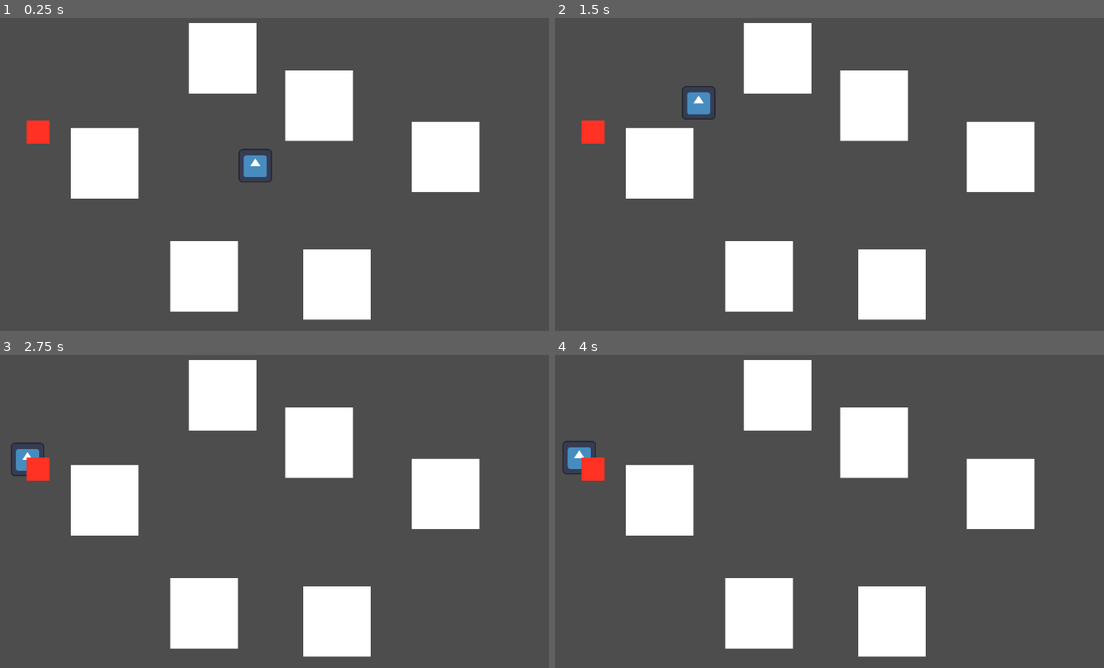
Above: before the commit, frames 1-4 (two rows, left to right).
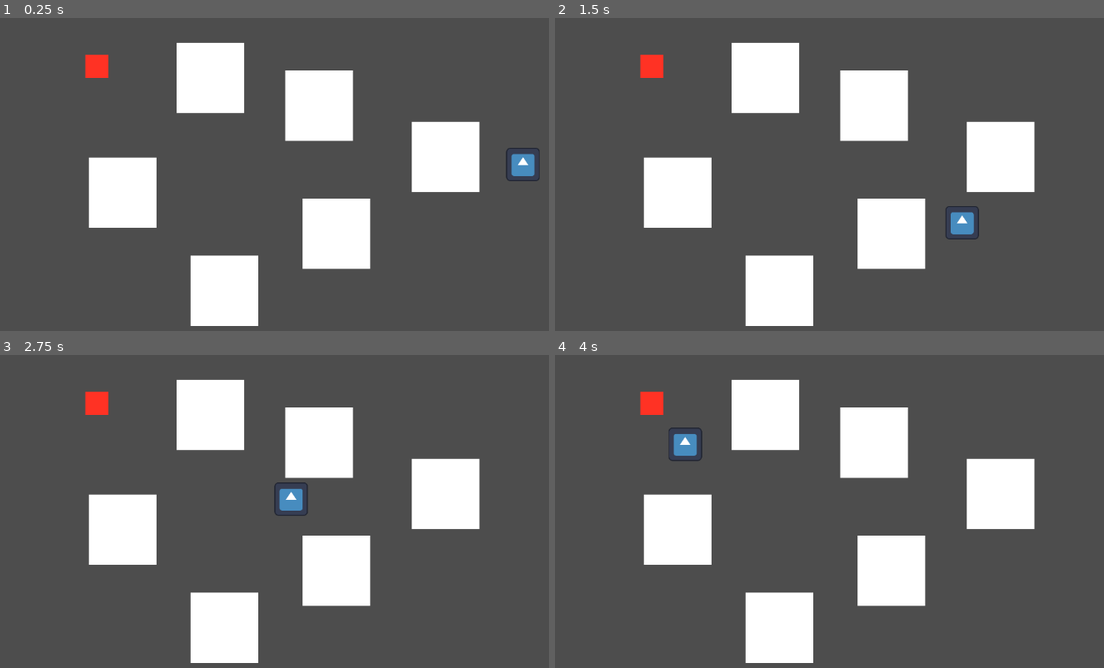
Above: after the commit, the same moments.

Repository: DiegoAndresGlez/context-based-steering
Game: Godot game, scene res://main.tscn
Same seed, same stepped clock (60 frames per second), same inputs: the game is played once before the commit and once after it. The engine's default icon, where the game draws it, is replaced by a stand-in: a white triangle on a blue panel in a dark square.
Inputs (mouse positions are in pixels of both pictures, inside the frame that each line leads up to):
- Up to frame 1 (0.25 s): no input
- Up to frame 2 (1.5 s): move the mouse to (972, 149) at 0.52 s; move the mouse to (692, 187) at 1.27 s
- Up to frame 3 (2.75 s): move the mouse to (340, 423) at 2.02 s
- Up to frame 4 (4 s): move the mouse to (791, 580) at 2.77 s; move the mouse to (1027, 561) at 3.52 s

The runs differ from the first frame. In frame 1, 14% of the frame differs, in the area x 4-99%, y 1-99%; in frame 2, 14%, in the area x 4-78%, y 1-99%; in frame 3, 13%; in frame 4, 14%.

Commit message:
added pathfinding

Diff:
--- a/enemy.gd
+++ b/enemy.gd
@@ -2,9 +2,10 @@
 
 @export var speed = 150
 
+var to_target : Vector2
+
 func _ready():
-	global_position.x = get_viewport().size.x / 2
-	global_position.y = get_viewport().size.y / 2
+	pass
 
 func _physics_process(delta):
 	pass
--- a/enemy.tscn
+++ b/enemy.tscn
@@ -17,7 +17,15 @@
 [node name="CollisionShape2D" type="CollisionShape2D" parent="."]
 shape = SubResource("RectangleShape2D_oyfxd")
 
-[node name="PathfindingComponent" parent="." node_paths=PackedStringArray("actor", "ray_directions") instance=ExtResource("2_dcgi3")]
-scale = Vector2(0.994161, 1.02026)
+[node name="NavigationAgent2D" type="NavigationAgent2D" parent="."]
+
+[node name="PathfindingComponent" parent="." node_paths=PackedStringArray("actor", "nav", "timer") instance=ExtResource("2_dcgi3")]
 actor = NodePath("..")
-ray_directions = []
+nav = NodePath("../NavigationAgent2D")
+timer = NodePath("../Timer")
+
+[node name="Timer" type="Timer" parent="."]
+wait_time = 0.1
+autostart = true
+
+[connection signal="timeout" from="Timer" to="PathfindingComponent" method="_on_timer_timeout"]
--- a/main.tscn
+++ b/main.tscn
@@ -1,31 +1,42 @@
-[gd_scene load_steps=4 format=3 uid="uid://fdpnanppw4ga"]
+[gd_scene load_steps=5 format=3 uid="uid://fdpnanppw4ga"]
 
 [ext_resource type="PackedScene" uid="uid://cue8ug6iu5pwh" path="res://enemy.tscn" id="1_d8q15"]
 [ext_resource type="PackedScene" uid="uid://r2lf6lrm1c20" path="res://wall.tscn" id="2_vs8n4"]
 [ext_resource type="PackedScene" uid="uid://c6d57kotrr215" path="res://target.tscn" id="3_gr585"]
 
+[sub_resource type="NavigationPolygon" id="NavigationPolygon_3d02e"]
+vertices = PackedVector2Array(556, 600, 1150, 651, 1, 651, 431, 600, 533, 232, 596, 278, 627, 370, 556, 471, 431, 472, 381, 430, 380, 301, 407, 232, 748, 500, 625, 503, 817, 367, 938, 367, 748, 370, 1150, 2, 938, 239, 721, 150, 816, 240, 720, 278, 595, 150, 533, 103, 256, 430, -1, 0, 255, 302, 407, 101)
+polygons = Array[PackedInt32Array]([PackedInt32Array(0, 1, 2, 3), PackedInt32Array(4, 5, 6, 7, 8, 9, 10, 11), PackedInt32Array(12, 1, 0, 13), PackedInt32Array(14, 15, 1, 12, 16), PackedInt32Array(13, 0, 7, 6), PackedInt32Array(17, 1, 15, 18), PackedInt32Array(19, 17, 18, 20), PackedInt32Array(21, 19, 20, 14, 16), PackedInt32Array(22, 5, 4, 23), PackedInt32Array(21, 16, 6, 5), PackedInt32Array(9, 8, 3, 2, 24), PackedInt32Array(24, 2, 25, 26), PackedInt32Array(11, 10, 26, 25, 27), PackedInt32Array(27, 25, 17, 23), PackedInt32Array(23, 17, 19, 22)])
+outlines = Array[PackedVector2Array]([PackedVector2Array(-1, 0, 1150, 2, 1150, 651, 1, 651), PackedVector2Array(816, 240, 817, 367, 938, 367, 938, 239), PackedVector2Array(431, 472, 431, 600, 556, 600, 556, 471), PackedVector2Array(407, 101, 407, 232, 533, 232, 533, 103), PackedVector2Array(255, 302, 256, 430, 381, 430, 380, 301), PackedVector2Array(595, 150, 596, 278, 720, 278, 721, 150), PackedVector2Array(627, 370, 625, 503, 748, 500, 748, 370)])
+source_geometry_group_name = &"navigation_polygon_source_group"
+agent_radius = 0.0
+
 [node name="Main" type="Node2D"]
 
+[node name="NavigationRegion2D" type="NavigationRegion2D" parent="."]
+navigation_polygon = SubResource("NavigationPolygon_3d02e")
+
 [node name="Enemy" parent="." instance=ExtResource("1_d8q15")]
+position = Vector2(1017, 306)
 
 [node name="Wall" parent="." instance=ExtResource("2_vs8n4")]
 position = Vector2(656, 216)
 scale = Vector2(3.54673, 3.68)
 
 [node name="Wall2" parent="." instance=ExtResource("2_vs8n4")]
-position = Vector2(489, 134)
+position = Vector2(468, 168)
 scale = Vector2(3.54673, 3.68)
 
 [node name="Wall3" parent="." instance=ExtResource("2_vs8n4")]
-position = Vector2(285, 316)
+position = Vector2(316, 367)
 scale = Vector2(3.54673, 3.68)
 
 [node name="Wall4" parent="." instance=ExtResource("2_vs8n4")]
-position = Vector2(687, 526)
+position = Vector2(686, 438)
 scale = Vector2(3.54673, 3.68)
 
 [node name="Wall5" parent="." instance=ExtResource("2_vs8n4")]
-position = Vector2(457, 512)
+position = Vector2(492, 537)
 scale = Vector2(3.54673, 3.68)
 
 [node name="Wall6" parent="." instance=ExtResource("2_vs8n4")]
@@ -33,4 +44,4 @@
 scale = Vector2(3.54673, 3.68)
 
 [node name="Target" parent="." instance=ExtResource("3_gr585")]
-position = Vector2(151, 240)
+position = Vector2(253, 126)
--- a/pathfinding_component.gd
+++ b/pathfinding_component.gd
@@ -1,13 +1,16 @@
 extends Node2D
 
 @export var actor : CharacterBody2D
-@export var target : Node2D
 @export var max_speed = 250
 @export var steer_force = 0.1
 @export var look_ahead = 100
 
 @onready var raycasts = get_children() as Array[RayCast2D]
+@onready var target := get_parent().owner.get_node("Target")
+
 @export var num_rays = 8
+@export var nav : NavigationAgent2D
+@export var timer : Timer
 
 var ray_directions = []
 var interest = []
@@ -19,7 +22,6 @@
 var acceleration := Vector2.ZERO
 
 func _ready():
-	target = get_parent().owner.get_node("Target")
 	print(target)
 	interest.resize(num_rays)
 	danger.resize(num_rays)
@@ -27,6 +29,7 @@
 	for i in num_rays:
 		var angle = i * 2 * PI / num_rays # radians
 		ray_directions[i] = Vector2.DOWN.rotated(angle) # from bottom ray and clockwise
+	timer.start()
 
 func get_player_input():
 	var mouse_pos = get_global_mouse_position()
@@ -40,7 +43,7 @@
 	var desired_velocity = (target.global_position - actor.global_position).normalized() * max_speed
 	actor.velocity = actor.velocity.lerp(desired_velocity, steer_force)
 
-func _physics_process(delta):
+func _physics_process(_delta):
 	# get_player_input()
 	# move_to_target()
 	set_interest()
@@ -48,9 +51,9 @@
 	choose_direction()
 
 	# TODO add pathfinding
-	target_dir = (target.global_position - actor.global_position).normalized()
 	var desired_velocity = chosen_dir.rotated(actor.rotation) * max_speed
 	actor.velocity = actor.velocity.lerp(desired_velocity, steer_force)
+	nav.velocity = actor.velocity
 	print(actor.velocity)
 	actor.move_and_slide()
 
@@ -71,8 +74,9 @@
 func choose_direction():
 	# Eliminate interest in index with danger
 	for i in num_rays:
-		if danger[i] > 0.0:
-			interest[i] = 0.0
+		# if danger[i] > 0.0:
+		# 	interest[i] = 0.0
+		interest[i] = interest[i] * (1 - danger[i])
 
 	# Choose direction based on remaining interest
 	chosen_dir = Vector2.ZERO
@@ -81,3 +85,12 @@
 	print(interest)
 	print(danger)
 	chosen_dir = chosen_dir.normalized()
+
+func get_next_path_to_target():
+	nav.target_position = target.global_position
+	var next_path_position = nav.get_next_path_position()
+	var dir = actor.global_position.direction_to(next_path_position)
+	return dir
+
+func _on_timer_timeout():
+	target_dir = get_next_path_to_target()
